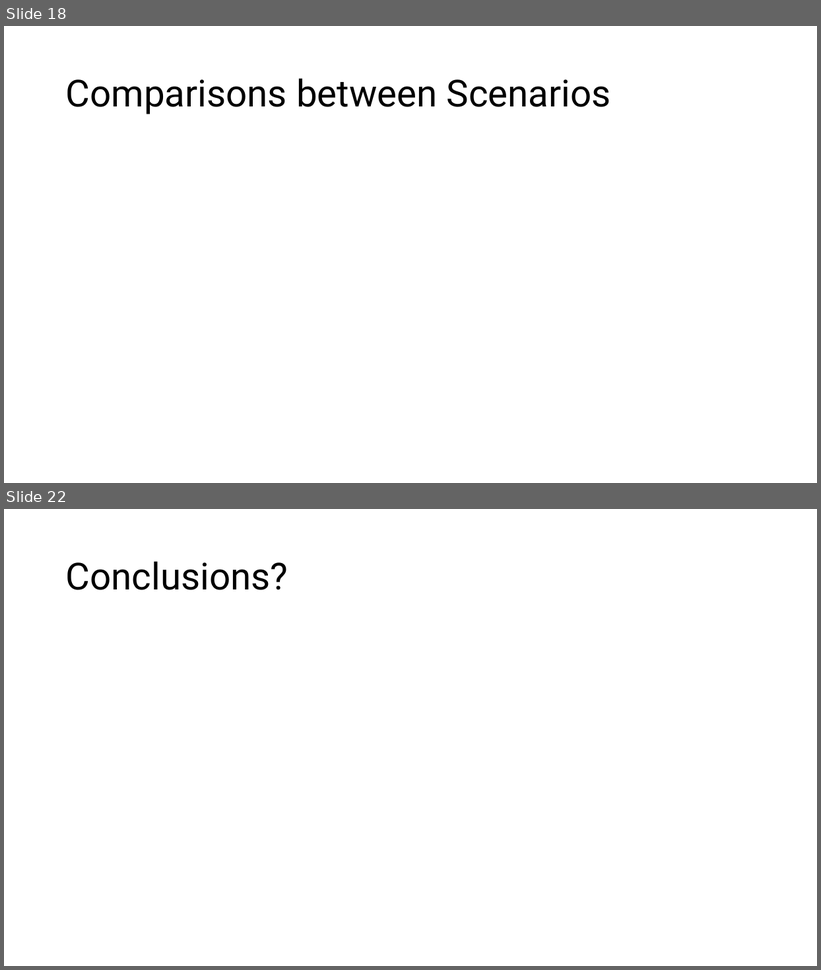
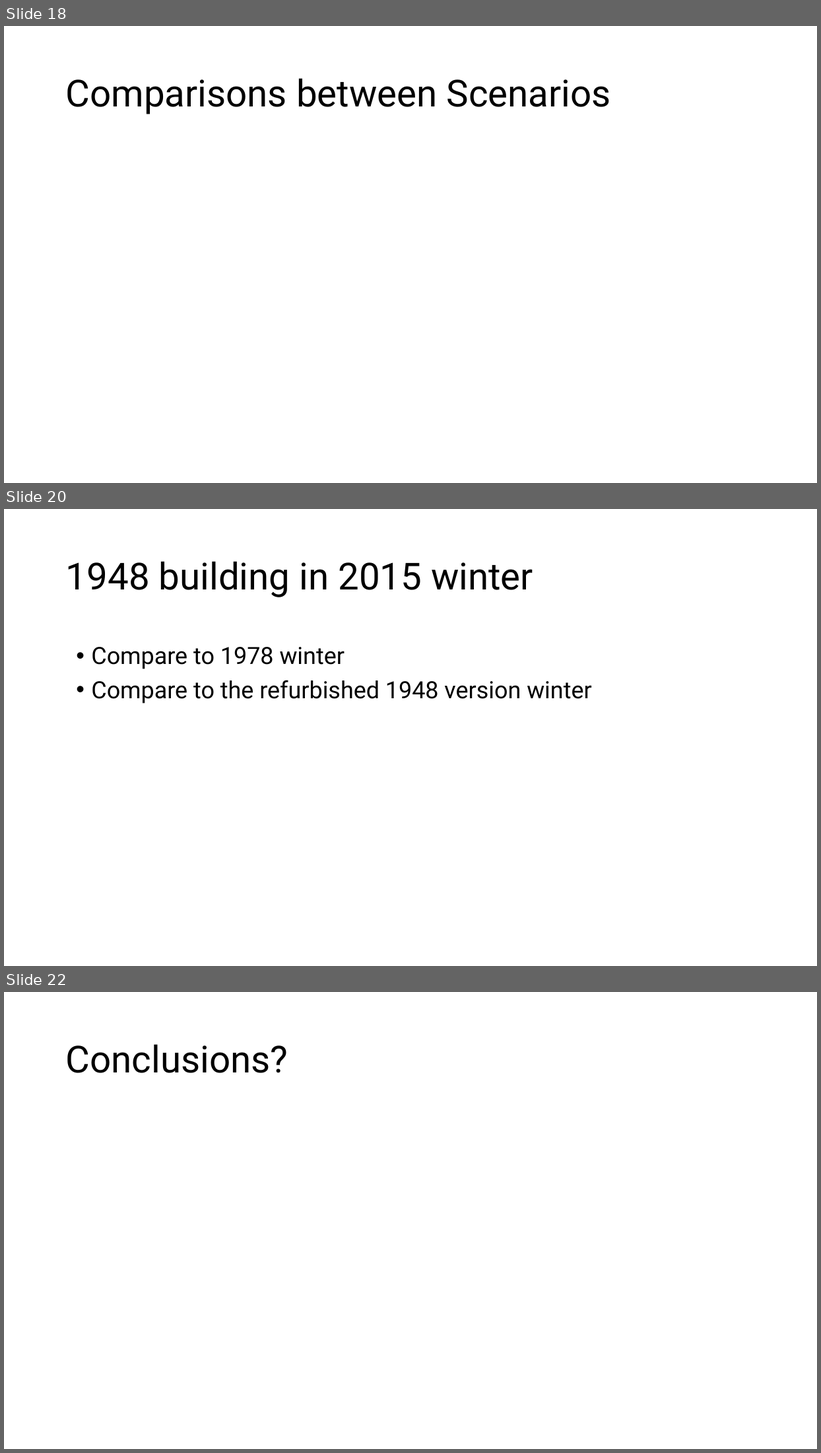
Before and after one commit to eyjomoin/Modeling-buildings-and-their-heating-systems, a slide deck: presentation/heat.pptx. Shown one above the other, each under a label of ours: slides 18 and 22 before the commit, slides 18, 20 and 22 after it; the slides between them are not shown. The pictures are 821x970 and 821x1453 pixels, drawn with LibreOffice and Linux fonts; fonts in the diff are those of the drawing. Boxes give left, top, right and bottom in pixels: in the first picture for what was removed or moved away, otherwise in the second. Text is boxed around its words. In the diff, an @@ line names an element or a change of style, - is before the commit and + after.

```diff
--- a/presentation/heat.pptx
+++ b/presentation/heat.pptx
@@ slide 20 added at bbox=[4, 509, 817, 966], background #FFFFFF @@
@@ title added at bbox=[66, 561, 533, 597], 44 pt, text #000000 @@
+1948 building in 2015 winter
@@ text added at bbox=[91, 647, 591, 704], 28 pt, text #000000 @@
+• Compare to 1978 winter
+• Compare to the refurbished 1948 version winter
```
Also in this commit, not shown: 2 slides changed, 2 other slides added, 3 slides removed, 2 other files.
